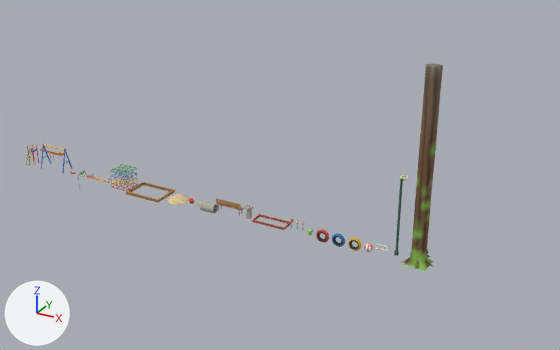
A saved change to the Blender file blender/park_kit.blend.
Camera for both pictures: a 50 mm camera at (402.0, -364.0, 215.0) aimed at (200.0, 4.0, 31.0). The lights are fixed; the arrows at lower left show +X, +Y and +Z. The picture after the commit comes second.

In view in the first picture: 'Park_JungleGym', 'Park_Kunugi', 'Park_Lamp', 'Park_SwingFrame' and 14 more.
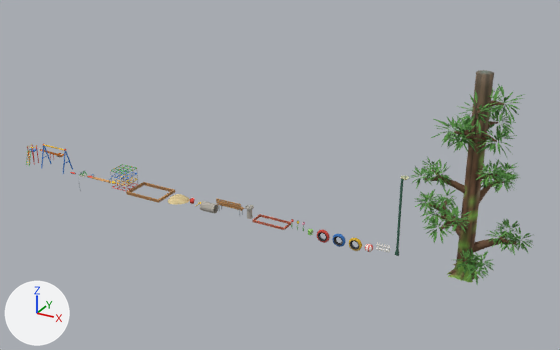
Edits to the bpy script that builds the scene:
```text
Change me_park_kunugi:
    used by ob_park_kunugi; location = (289.2, 0.0, 0.0)
    remove me_park_kunugi.from_pydata(...)  # 1624 vertices, 1648 faces; spans x -7.6..9.5, y -9.6..8.7, z -1.5..111.0
    add me_park_kunugi.from_pydata(...)  # 41140 vertices, 29140 faces; spans x -34.2..32.8, y -36.1..33.9, z -1.5..111.0
    me_park_kunugi part 1: 39516 vertices added at x -34.2..32.8, y -36.1..33.9, z 6.1..104.5
Change ob_park_swingframe:
    ob_park_swingframe.location: (23.9, 0.0, 0.0) -> (24.2, 0.0, 0.0)
Change ob_park_junglegym:
    ob_park_junglegym.location: (84.4, 0.0, 0.0) -> (84.7, 0.0, 0.0)
Change ob_park_lamp:
    ob_park_lamp.location: (276.5, 0.0, 0.0) -> (276.8, 0.0, 0.0)
Change ob_park_kunugi:
    ob_park_kunugi.location: (289.2, 0.0, 0.0) -> (314.5, 0.0, 0.0)
```

Where the change shows, as pixel boxes (x1, y1, x2, y2) in the pictures (560 x 350 px):
'Park_Kunugi', reshaped, moved (200% wider)
    before: (402, 64, 443, 271)
    after: (409, 70, 534, 284)
'Park_JungleGym', moved
    both: (110, 164, 138, 191)
'Park_Lamp', moved
    before: (394, 175, 408, 256)
    after: (395, 176, 409, 256)
'Park_SwingFrame', moved
    both: (41, 144, 73, 174)
part 1 of me_park_kunugi, added (green)
    after: (409, 84, 534, 284)
